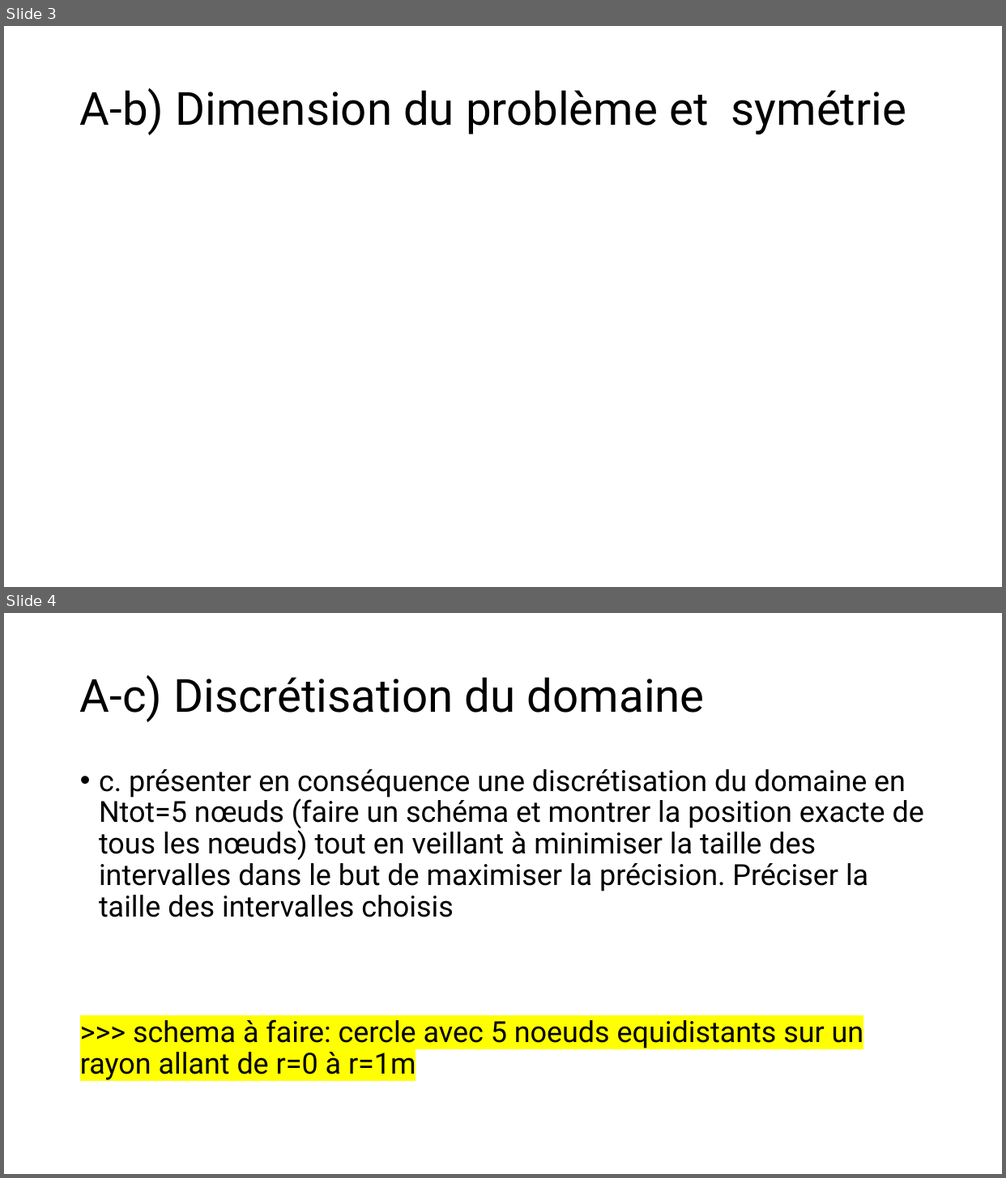
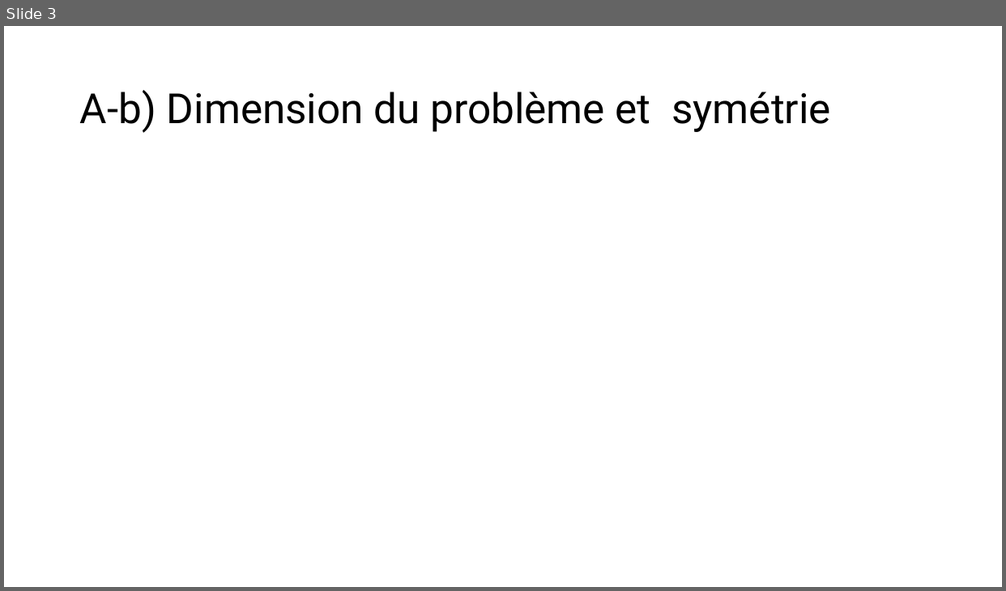
Before and after one commit to mehdibendaya/MEC8211-DEV1, a slide deck: Devoir_1.pptx. Shown one above the other, each under a label of ours: slides 3 and 4 before the commit, slide 3 after it. The pictures are 1006x1178 and 1006x591 pixels, drawn with LibreOffice and Linux fonts; fonts in the diff are those of the drawing; grey boxes stand for pictures. Boxes give left, top, right and bottom in pixels: in the first picture for what was removed or moved away, otherwise in the second. Text is boxed around its words. In the diff, an @@ line names an element or a change of style, - is before the commit and + after.

```diff
--- a/Devoir_1.pptx
+++ b/Devoir_1.pptx
@@ slide 4 removed at <box>4,613,1002,1174</box>, background #FFFFFF @@
@@ title removed at <box>80,675,705,722</box> @@
-A-c) Discrétisation du domaine
@@ text removed at <box>80,769,924,1081</box> @@
-• c. présenter en conséquence une discrétisation du domaine en Ntot=5 nœuds (faire un schéma et montrer la position exacte de tous les nœuds) tout en veillant à minimiser la taille des intervalles dans le but de maximiser la précision. Préciser la taille des intervalles choisis
->>> schema à faire: cercle avec 5 noeuds equidistants sur un rayon allant de r=0 à r=1m
@@ slide 3 changed as well @@
@@ title "A-b) Dimension du problème et ..." at <box>80,90,831,133</box>: size 44 to 40 pt @@
```
Also in this commit, not shown: 9 other slides changed, 8 slides added, 2 other files.
